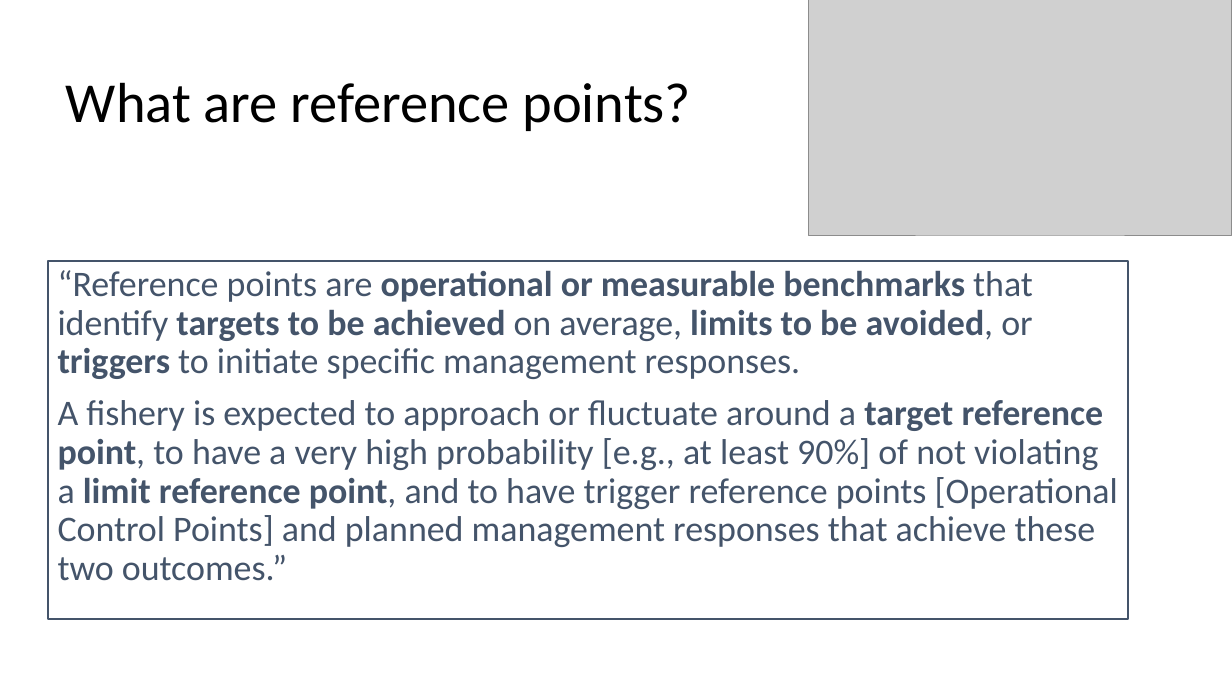
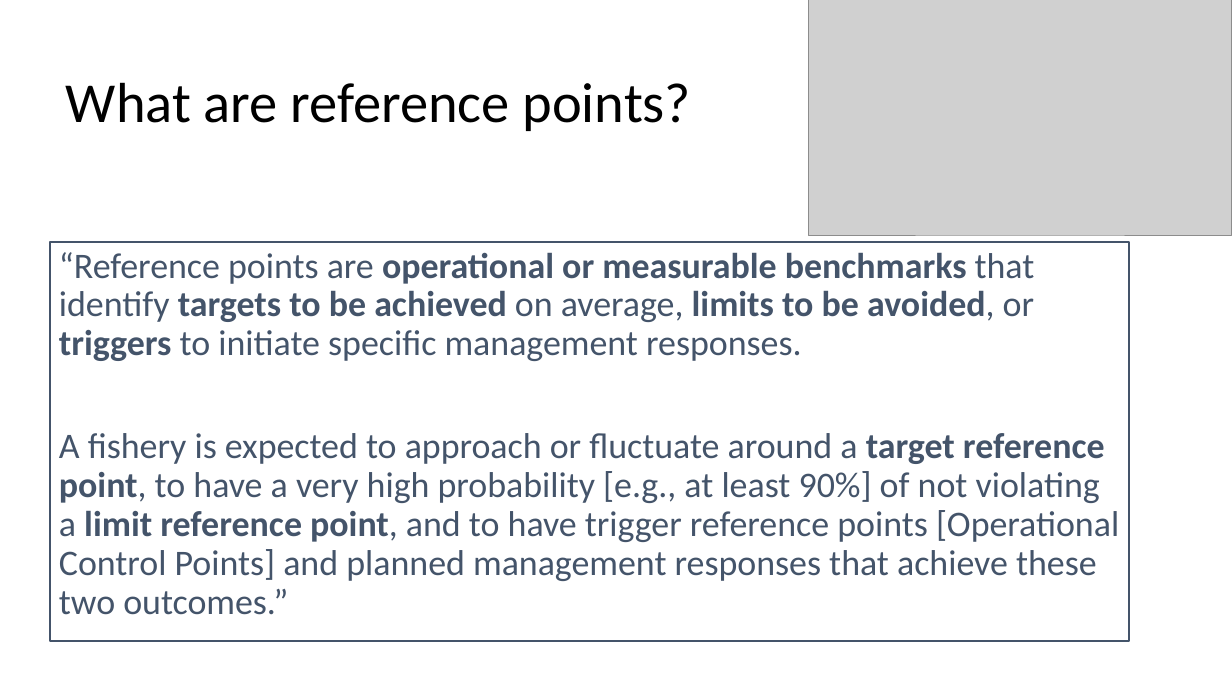
Before and after one commit to TESA-workshops/Ref-Pt-101, a slide deck: slide 9 of RefPt101_221110tb.pptx. Drawn at 1232x693 pixels with LibreOffice and Linux fonts; fonts in the diff are those of the drawing; grey boxes stand for pictures. Boxes give left, top, right and bottom in pixels: in the first picture for what was removed or moved away, otherwise in the second. Text is boxed around its words. In the diff, an @@ line names an element or a change of style, - is before the commit and + after.

```diff
--- a/RefPt101_221110tb.pptx
+++ b/RefPt101_221110tb.pptx
@@ text "“Reference points are operational or ...": place and size @@
-text "“Reference points are operational or ..." at [48, 261, 1128, 619]
+text "“Reference points are operational or ..." at [50, 242, 1129, 641]
```
Also in this commit, not shown: 1 other slide changed, 1 other file.
